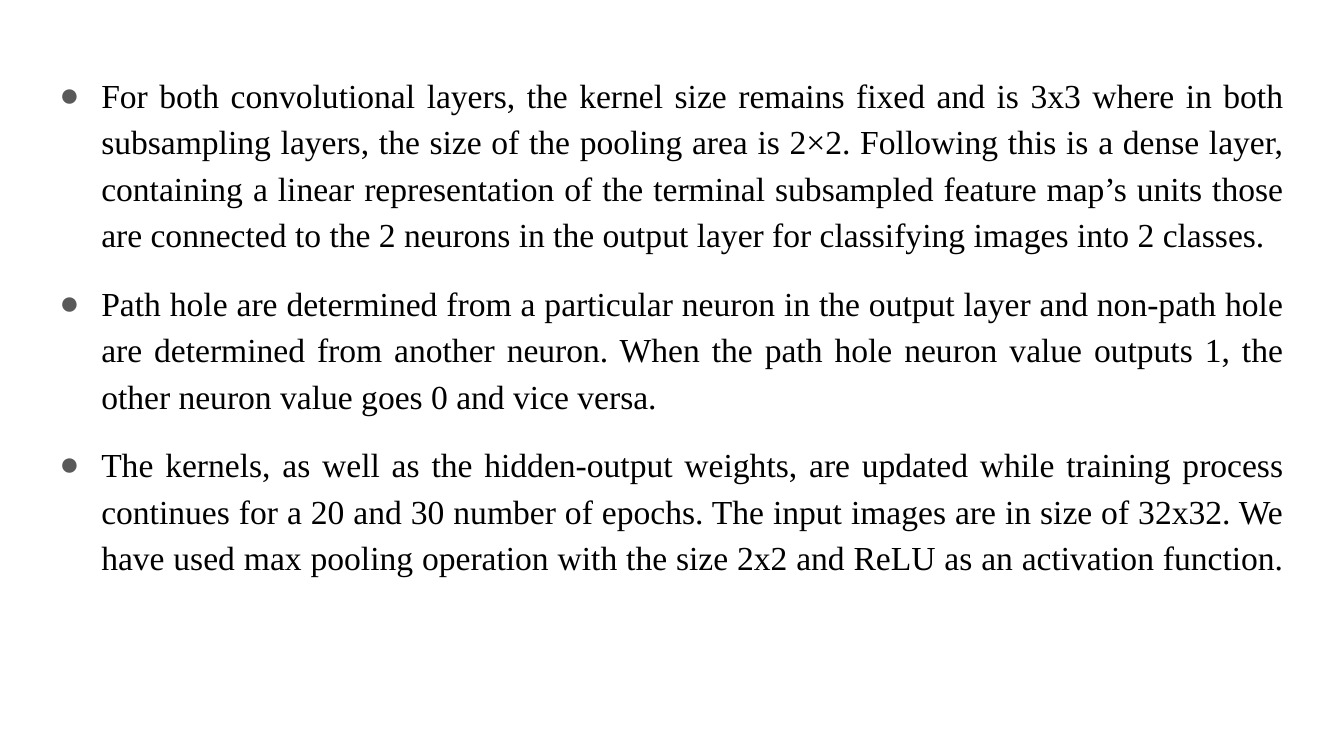
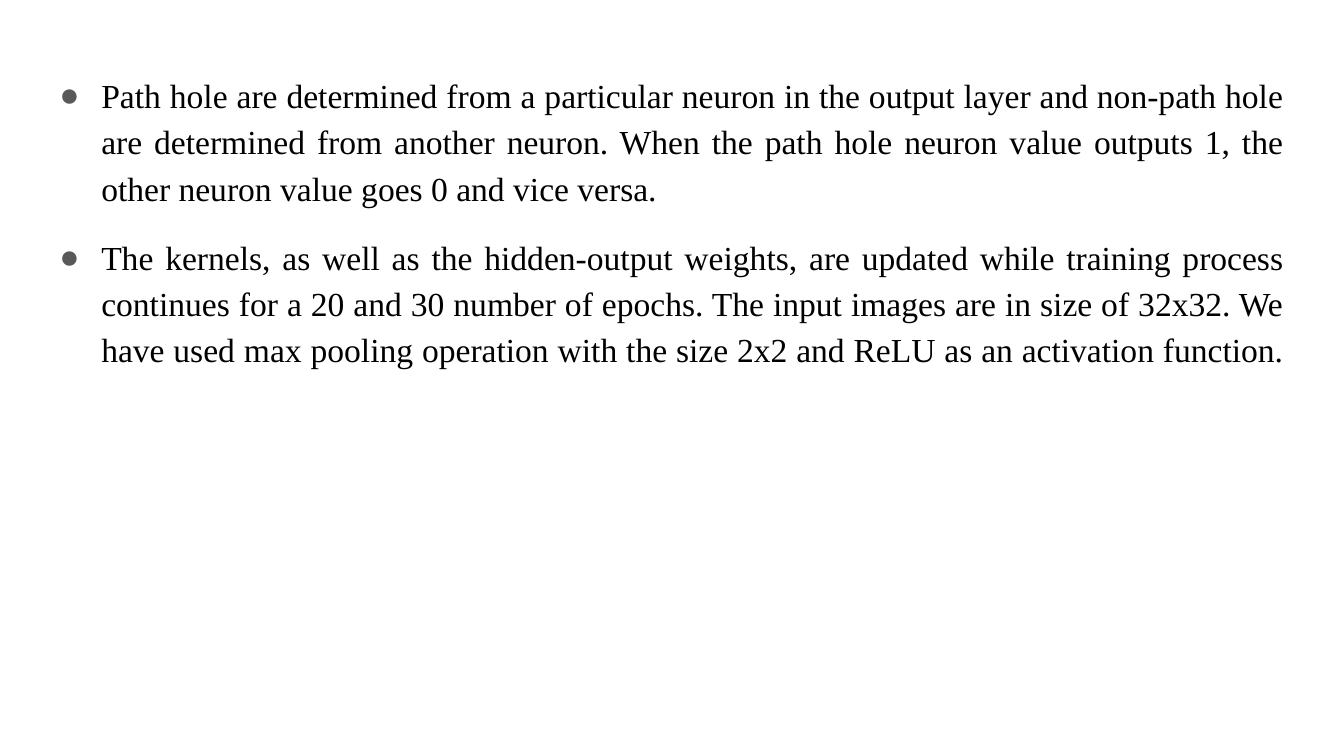
Before and after one commit to balajivijay-tech/project-blindly, a slide deck: slide 8 of presentation 1/POTHOLE DETECTION FOR VISUALLY IMPAIRED USING YOLO V1.pptx (slide 7 before the commit). Drawn at 1344x756 pixels with LibreOffice and Linux fonts; fonts in the diff are those of the drawing. Boxes give left, top, right and bottom in pixels: in the first picture for what was removed or moved away, otherwise in the second. Text is boxed around its words. In the diff, an @@ line names an element or a change of style, - is before the commit and + after.

```diff
--- a/presentation 1/POTHOLE DETECTION FOR VISUALLY IMPAIRED USING YOLO V1.pptx
+++ b/presentation 1/POTHOLE DETECTION FOR VISUALLY IMPAIRED USING YOLO V1.pptx
@@ text at box(101, 84, 1283, 254): paragraph removed @@
-● For both convolutional layers, the kernel size remains fixed and is 3x3 where in both subsampling layers, the size of the pooling area is 2×2. Following this is a dense layer, containing a linear representation of the terminal subsampled feature map’s units those are connected to the 2 neurons in the output layer for classifying images into 2 classes.
```
Also in this commit, not shown: 3 other slides changed, 2 slides added.
